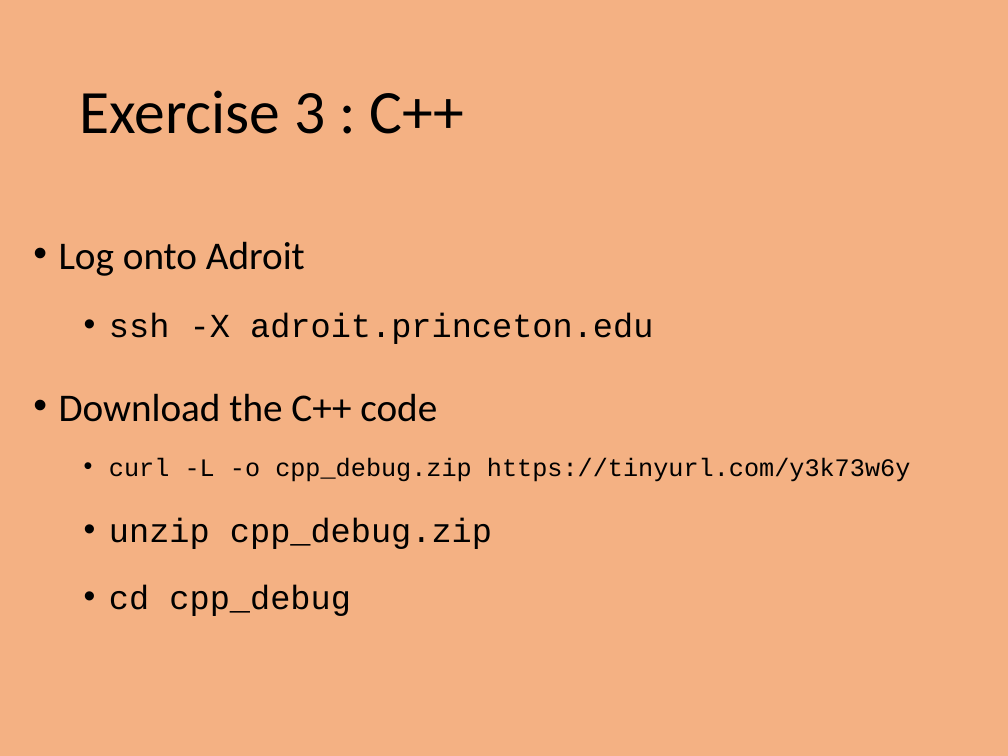
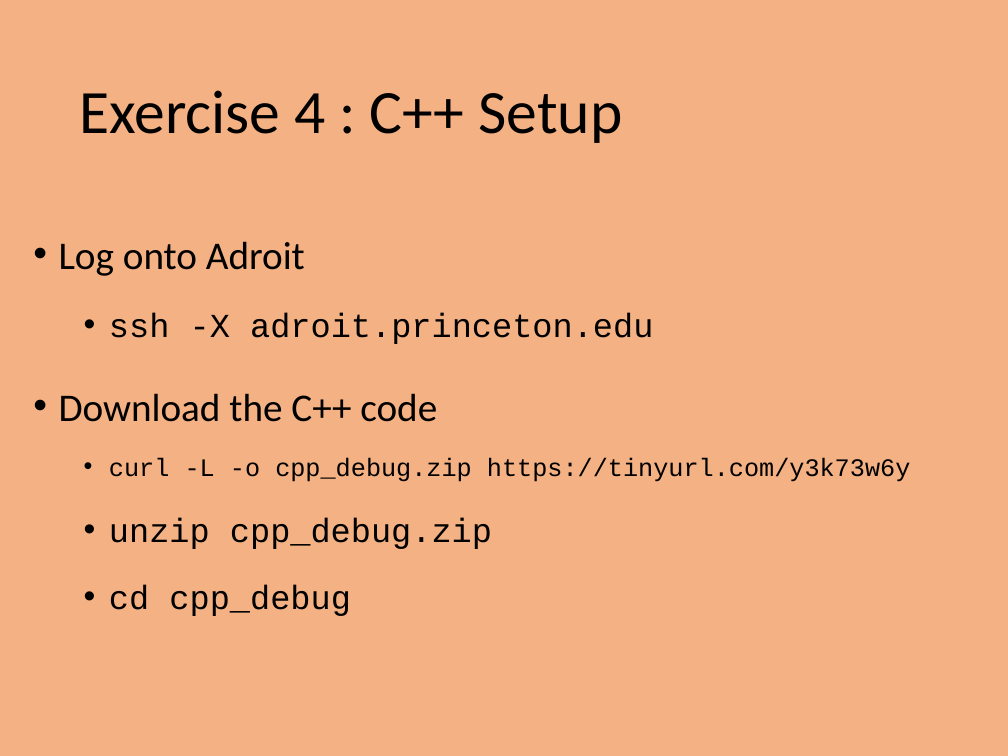
Before and after one commit to PrincetonUniversity/intro_debugging, a slide deck: slide 9 of 01_overview/Introduction_To_Debugging.pptx. Drawn at 1008x756 pixels with LibreOffice and Linux fonts; fonts in the diff are those of the drawing. Boxes give left, top, right and bottom in pixels: in the first picture for what was removed or moved away, otherwise in the second. Text is boxed around its words. In the diff, an @@ line names an element or a change of style, - is before the commit and + after.

```diff
--- a/01_overview/Introduction_To_Debugging.pptx
+++ b/01_overview/Introduction_To_Debugging.pptx
@@ title at [79, 90, 622, 143]: text changed @@
-Exercise 3 : C++
+Exercise 4 : C++ Setup
```
Also in this commit, not shown: 4 other slides changed.
